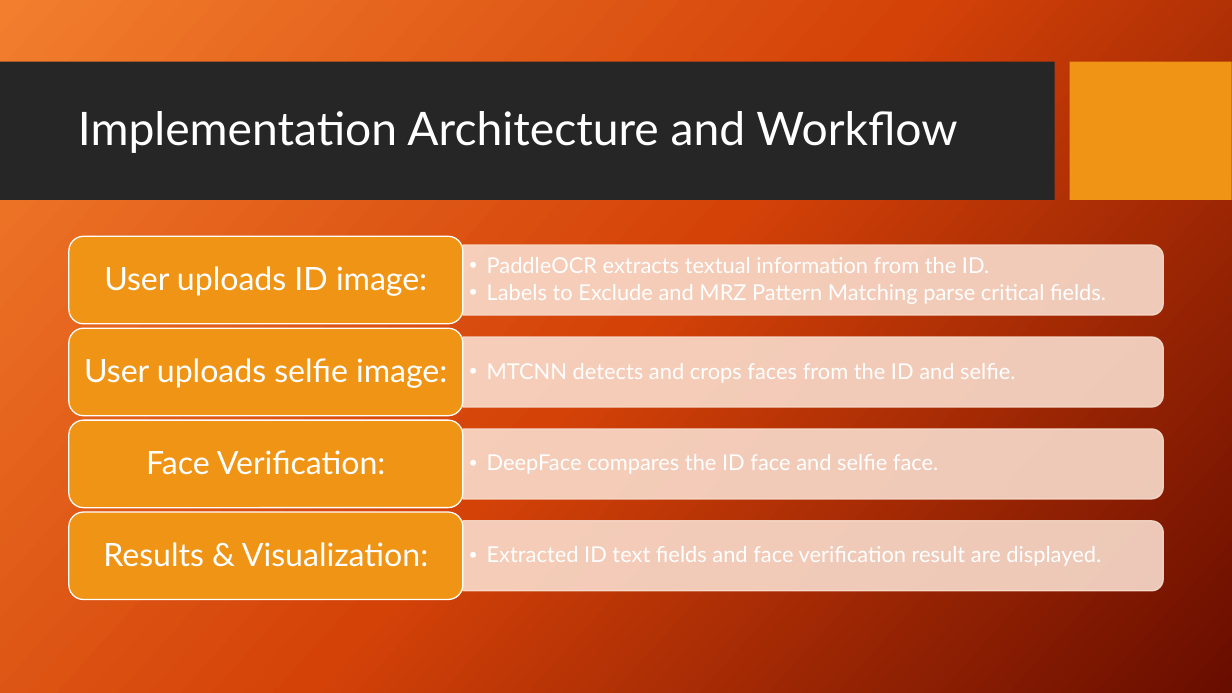
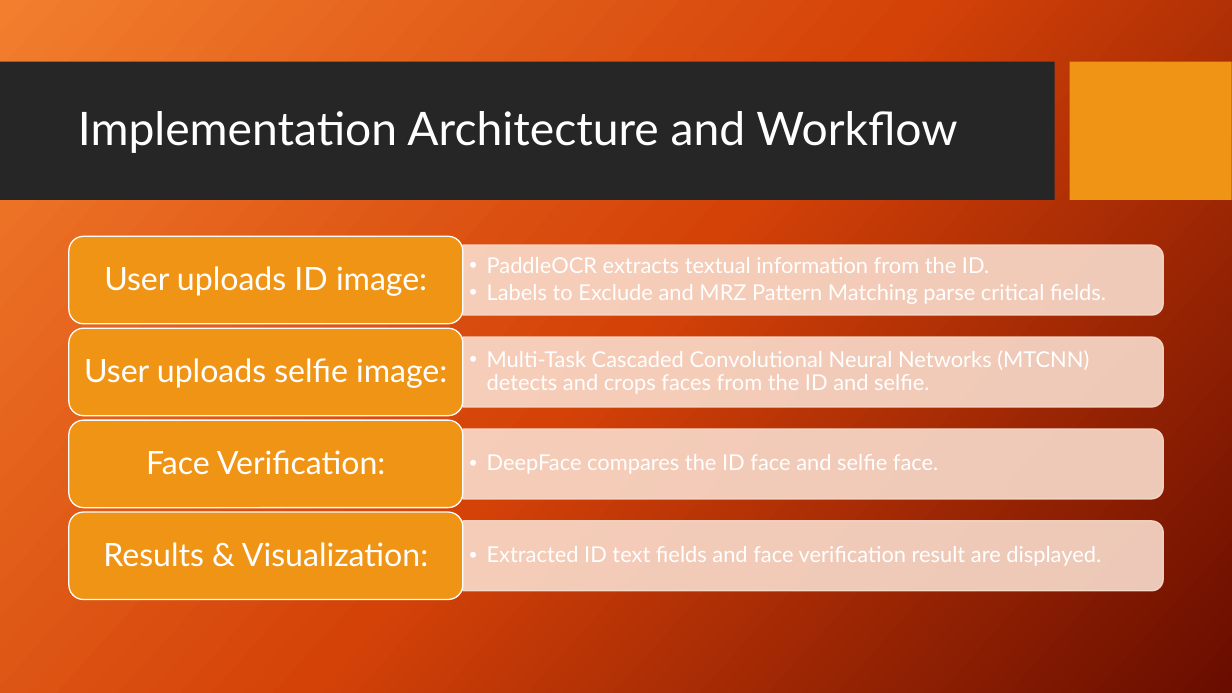
Before and after one commit to adrian0010/KYC-application, a slide deck: slide 3 of Automated_KYC_System_Presentation.pptx. Drawn at 1232x693 pixels with LibreOffice and Linux fonts; fonts in the diff are those of the drawing; background and template pictures are left out. Boxes give left, top, right and bottom in pixels: in the first picture for what was removed or moved away, otherwise in the second. Text is boxed around its words. In the diff, an @@ line names an element or a change of style, - is before the commit and + after.

```diff
--- a/Automated_KYC_System_Presentation.pptx
+++ b/Automated_KYC_System_Presentation.pptx
@@ text at (x1=487, y1=350, x2=1089, y2=394): text changed @@
-  • MTCNN detects and crops faces from the ID and selfie.
+  • Multi-Task Cascaded Convolutional Neural Networks (MTCNN) detects and crops faces from the ID and selfie.
```
Also in this commit, not shown: 4 other slides changed, 1 other file.
